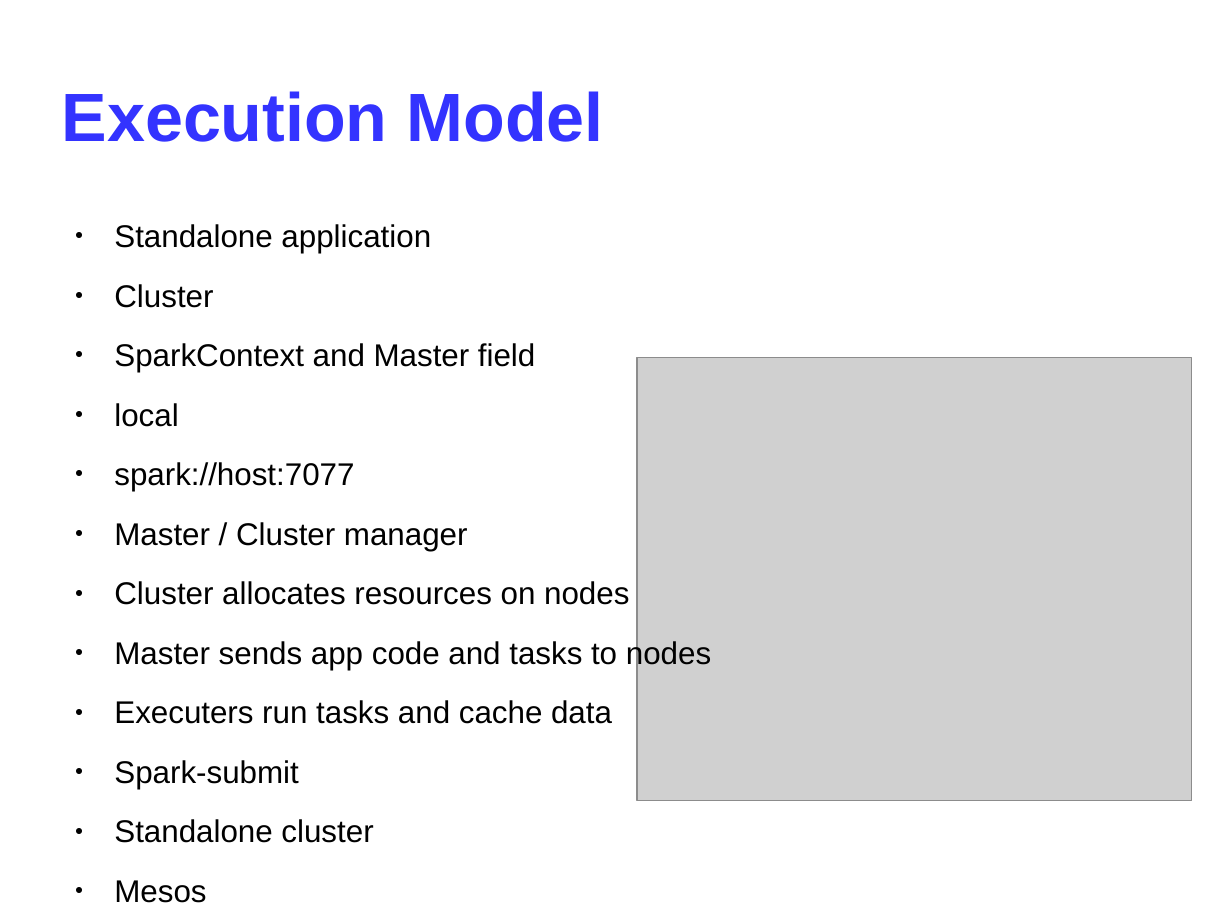
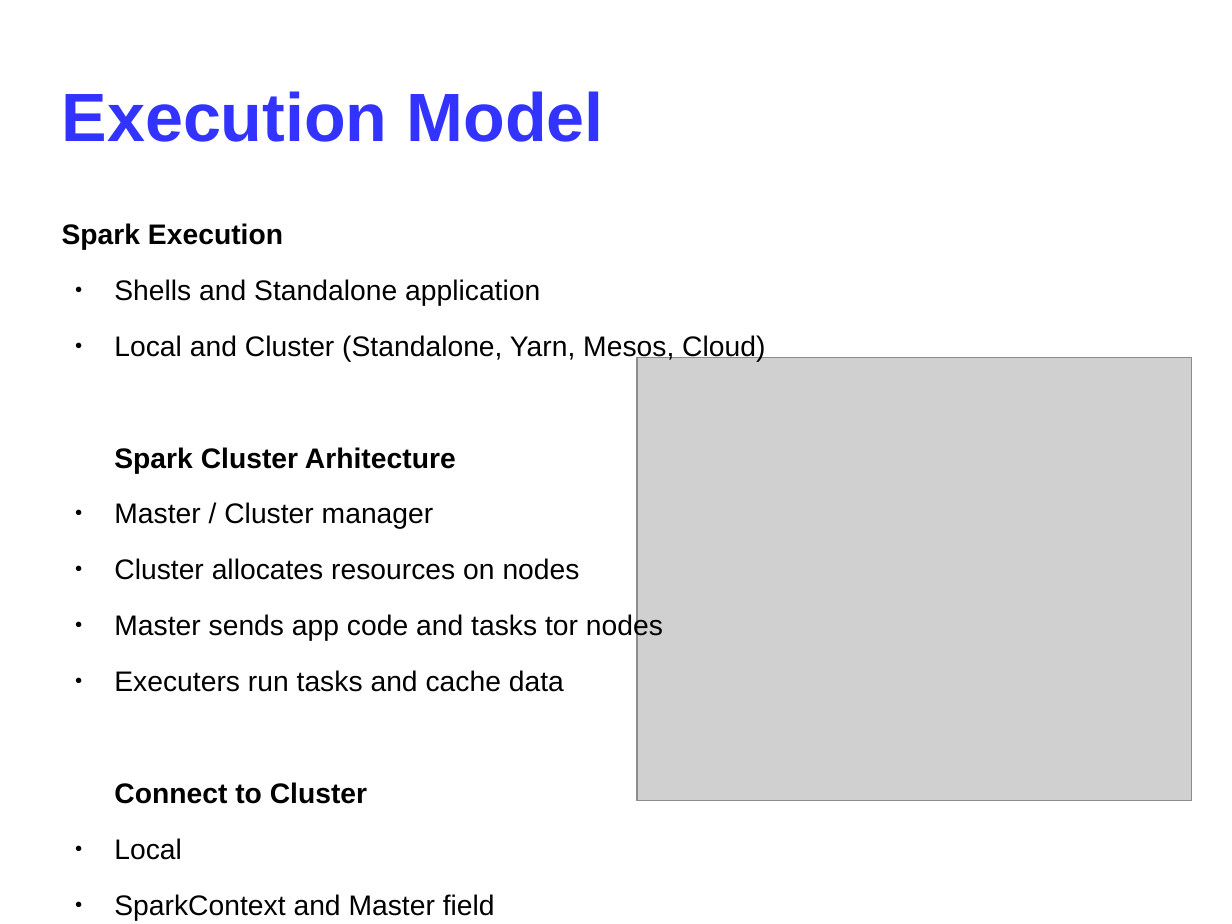
Before and after one commit to ichMaster/ich_dev, a slide deck: slide 6 of pyspark/presentation/Spark.odp (slide 8 before the commit). Drawn at 1232x924 pixels with LibreOffice and Linux fonts; fonts in the diff are those of the drawing; grey boxes stand for pictures. Boxes give left, top, right and bottom in pixels: in the first picture for what was removed or moved away, otherwise in the second. Text is boxed around its words. In the diff, an @@ line names an element or a change of style, - is before the commit and + after.

Commit message:
presentation about Spark

```diff
--- a/pyspark/presentation/Spark.odp
+++ b/pyspark/presentation/Spark.odp
@@ text at (62,223,765,473): text changed; size 20.1 to 18.2 pt @@
-● Standalone application
-● Cluster
-● SparkContext and Master field
-● local
-● spark://host:7077
+Spark Execution
+● Shells and Standalone application
+● Local and Cluster (Standalone, Yarn, Mesos, Cloud)
+Spark Cluster Arhitecture
@@ text at (114,502,580,692): size 20.1 to 18.2 pt in "Master / Cluster manager", "Cluster allocates resources on nodes", "Executers run tasks and cache data", "Spark-submit" @@
@@ text at (114,613,663,641): text changed; size 20.1 to 18.2 pt @@
-● Master sends app code and tasks to nodes
+● Master sends app code and tasks tor nodes
@@ text at (114,782,495,921): paragraphs added @@
+Connect to Cluster
+● Local
+● SparkContext and Master field
+● spark://host:7077
@@ text at (114,819,373,843): paragraphs removed @@
-● Standalone cluster
-● Mesos
-● Yarn
-● Cloud
```
Also in this commit, not shown: 10 other slides changed, 1 other file.
